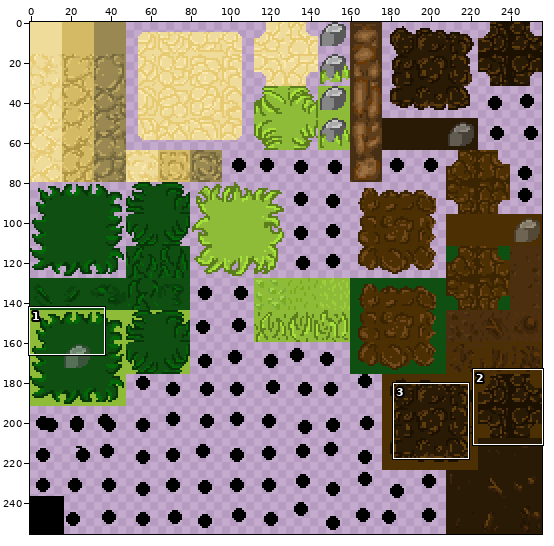
Edited in one commit: sprite sheet (TheDarkFarm/Assets/Art/AM_Enviornment2_Tilemap_256x256.png). The first picture is a wide view before the edit; the outline marks the close-up.
Close-up. Before the commit:
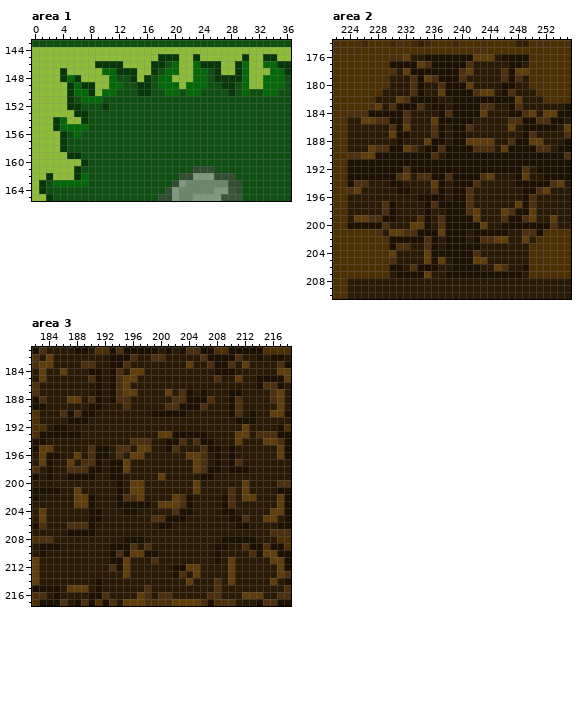
The file is 256x256 pixels. Colours within 5 levels of each other are drawn and written as one. Shown: area 1: x 0..36, y 143..165; area 2: x 222..255, y 174..210; area 3: x 182..218, y 181..217. The commit also changed other parts of the picture, which this record leaves out.
Once edited:
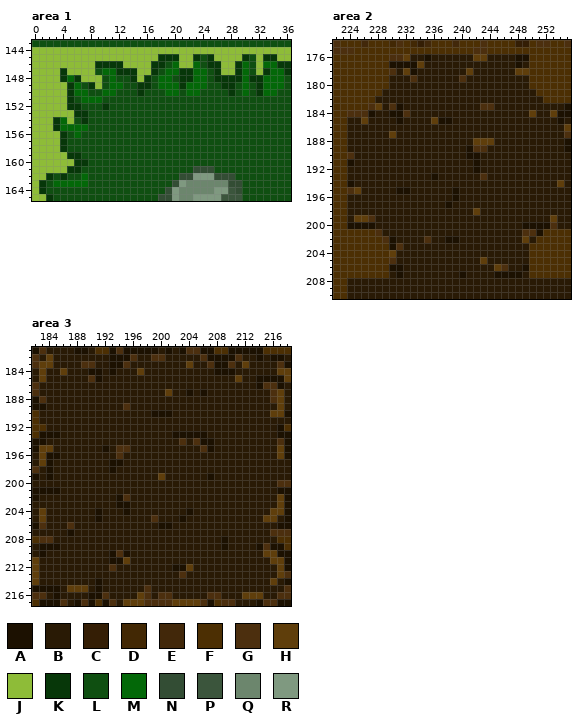
Palette (. is transparent): A #1c1101  B #291a05  C #341e05  D #422804  E #42280a  F #4c2f03  G #4c2f0e  H #5f3e0b  J #8ebc38  K #073709  L #0f4f11  M #036808  N #334d34  P #3b553c  Q #6c866d  R #7f9980
Changes in this commit:
Changed rows in their new state; - is an unchanged pixel.
Area 1:
first column x 7:
145 -----------------LK-----L--
146 -----------------L------L--
147 --L-----------KK--------L-K
148 ---L---------LKK--------KK-
149 L--L----------K---------LK-
150 -LL------L---------------K-
first column x 6:
154 L
first column x 3:
160 ---K
161 --K-
162 LKLL
Area 2:
first column x 224:
176 ------------BBBBBB--B-BB--------
177 -----------BBBBBBB-----B--------
178 ----------BBBBBBB-----BB--------
179 ----------BBBBBB------BBB-------
180 ---------BB--BBBBB----BB--------
181 ---------BB--BBBBBBBB-BB--------
182 -------BBBBBB--BBBBBBBBBB-------
183 --------BBB-BB-BBBB----BB-------
184 ----BB-------BBBBBBB---BBB--B---
185 ---BBBB-B------BBB-----BBBBBBB--
186 ------BBB---BB-BBB-----B-BBBBB--
187 -------BB---BB-BB--------BB-----
188 -------B---BBB-BBB-----BBBBB----
189 ---BBBBBBB-BBBBBB---B-BBBBBBB-B-
190 -BBBBBBBBBBBB-BBB--BBBBBBBBBBBBB
191 -BBBBBBBBBBBBBBBBB-BBBBBBBBBBBBB
192 BBBBBBBBBBBBBBBBBB-BBBBBBB-BBBBB
193 BBBBBBBBB-BB-BBBBBB-B---BB--BBBB
194 -BB---BB----BB-BBBB-----BBBBBB--
195 ------------BB--BB-------BBBB---
196 ----------BBBB--BB-------BB-----
197 -----BB----BBB-BBB------BBB-----
198 -----BB----B--BBBB----BBBBB-----
199 ----BBB---BB-BBBBBB---BBBBB-----
200 ----BB---BBB-BBBBBBB--BBB-------
201 ------BBBBBBBBBBB-BBBBB---------
202 -------BBBB-B---B-BBBBB---------
203 --------B--BB-BBBBB-------------
204 -----------BBBBBBBB-------------
205 -----------BBB-BBBB-------------
206 ---------BBBB--BBBB-------------
207 --------BBBB--BB-BBBB-----------
Area 3:
first column x 185:
184 ---------B-B--------------------
185 --------BBBB-----------B--------
186 ------B-BBB---------------------
187 ------B-BBBB------B------BB-----
188 --BB-BB-BBB------BBBBBB--BB-----
189 -----BB---------BBBBBB---BB-----
190 -BBBBB-----------BB------BB-B---
191 --BBB---------------------BBB---
192 BB-------------------------B----
193 -BBB-----------BB---------BB-BBB
194 -----------BBB--BB--------B---BB
195 -----BB-----BB--BB-----B-B------
196 ---B-BBB---BB------BBB-B-B------
197 --B-BBB---B---------BB-B-BB-----
198 --BBBBB--BB---------BBBB-BBB----
199 --BBBB--BB-----------B----------
200 ---------B-BB-------B------B----
201 ---B-----B-BB-------B----B-B----
202 ---BBB-----BB----BBB----BB-BB---
203 ---BBB-----BBB-BBBBB----BB------
204 -----B-----B-----BB-----BB------
205 -----B---------BBB-------BBB----
206 ---BBB--------------------BB----
207 ---BBB--------------------------
208 ----------BBB------------BBBB---
209 --------BBBB-B---------B---BB---
210 -----------BBBB--------B----BB--
211 --------------B--------B-B------
212 ---------BB---------B----B------
213 ----------B------B--B----B------
214 -------------------B---B-B------
215 -----------------------B--------
